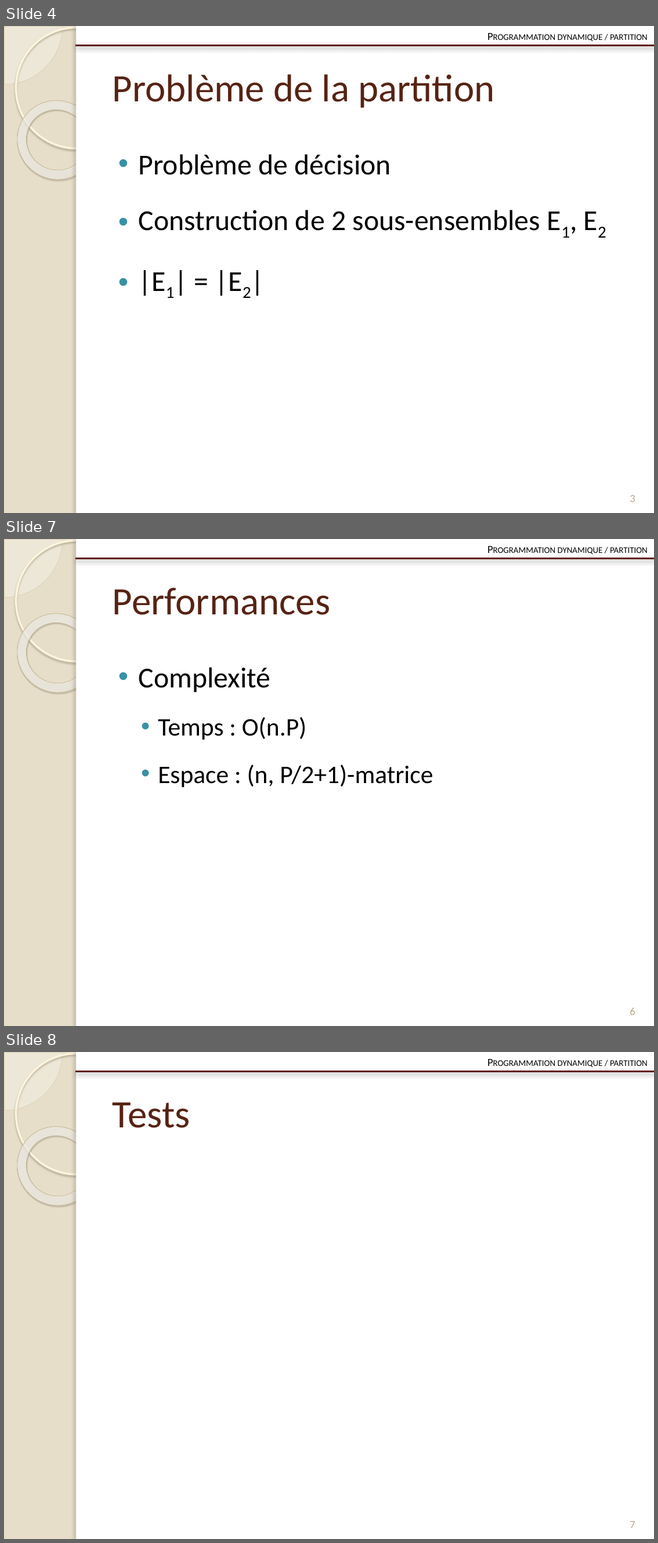
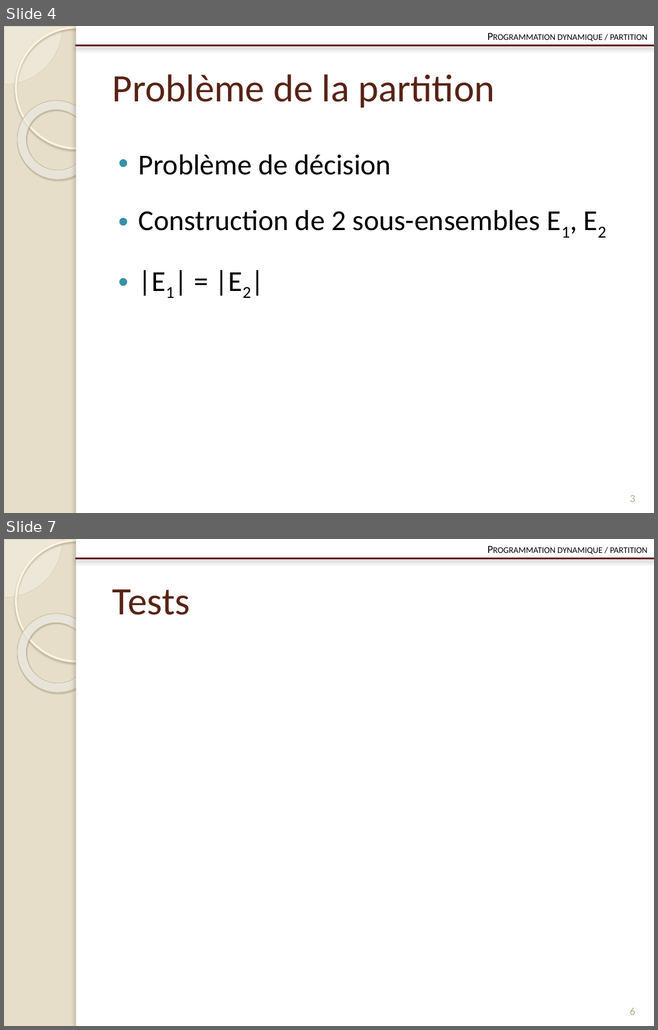
Before and after one commit to Origraena/moca, a slide deck: gmin213/tp/presentation/pres.pptx. Shown one above the other, each under a label of ours: slides 4, 7 and 8 before the commit, slides 4 and 7 after it; the slides between them are not shown. The pictures are 658x1543 and 658x1030 pixels, drawn with LibreOffice and Linux fonts; fonts in the diff are those of the drawing. Boxes give left, top, right and bottom in pixels: in the first picture for what was removed or moved away, otherwise in the second. Text is boxed around its words. In the diff, an @@ line names an element or a change of style, - is before the commit and + after.

```diff
--- a/gmin213/tp/presentation/pres.pptx
+++ b/gmin213/tp/presentation/pres.pptx
@@ slide 7 removed at [4,539,654,1026], background #E7DEC9; not listed: 6 template elements that a slide beside it also shows @@
@@ text removed at [557,547,647,554] @@
-Programmation dynamique / partition
@@ title removed at [112,588,330,615] @@
-Performances
@@ text removed at [139,667,433,787] @@
-• Complexité
-  • Temps : O(n.P)
-  • Espace : (n, P/2+1)-matrice
@@ page number removed at [629,1008,634,1015] @@
-6
@@ what was slide 8 is now slide 7 @@
@@ page number at [629,1008,634,1015]: text changed @@
-7
+6
```
Also in this commit, not shown: 6 slides changed, 1 other slide removed, 4 other files.
